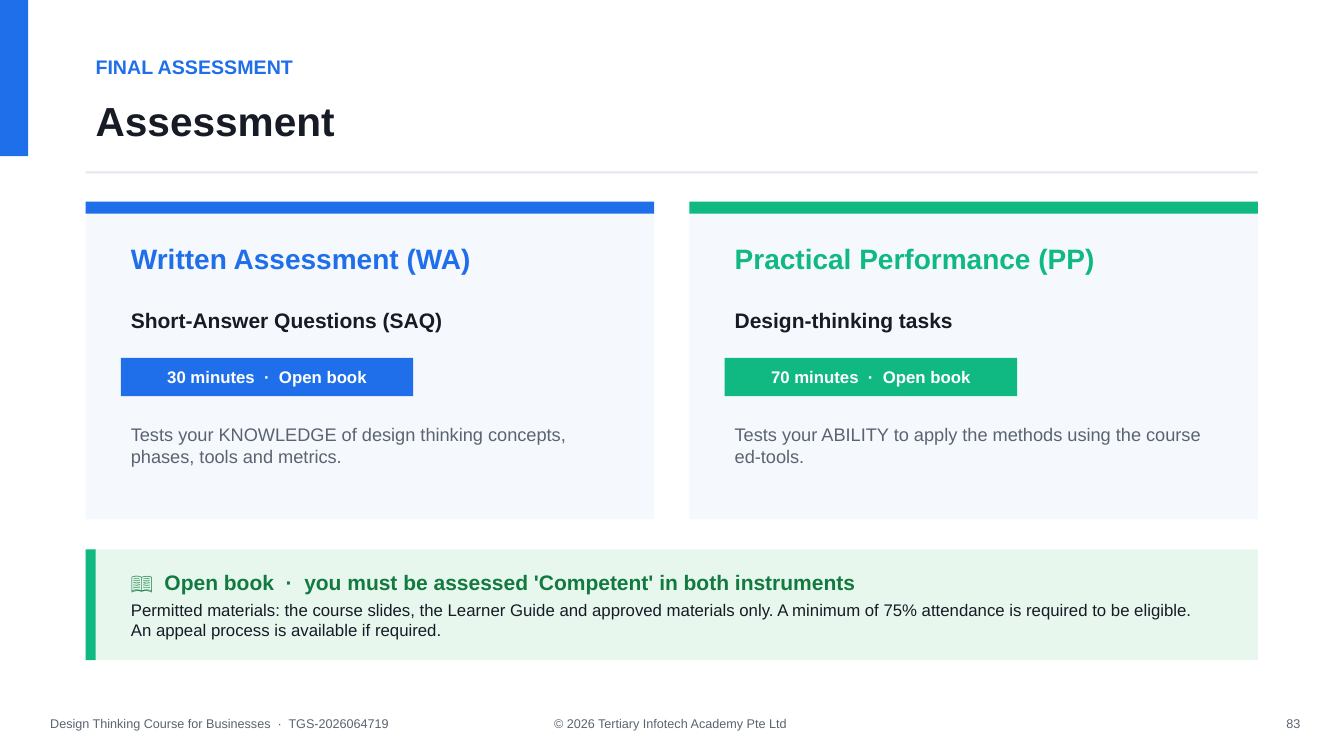
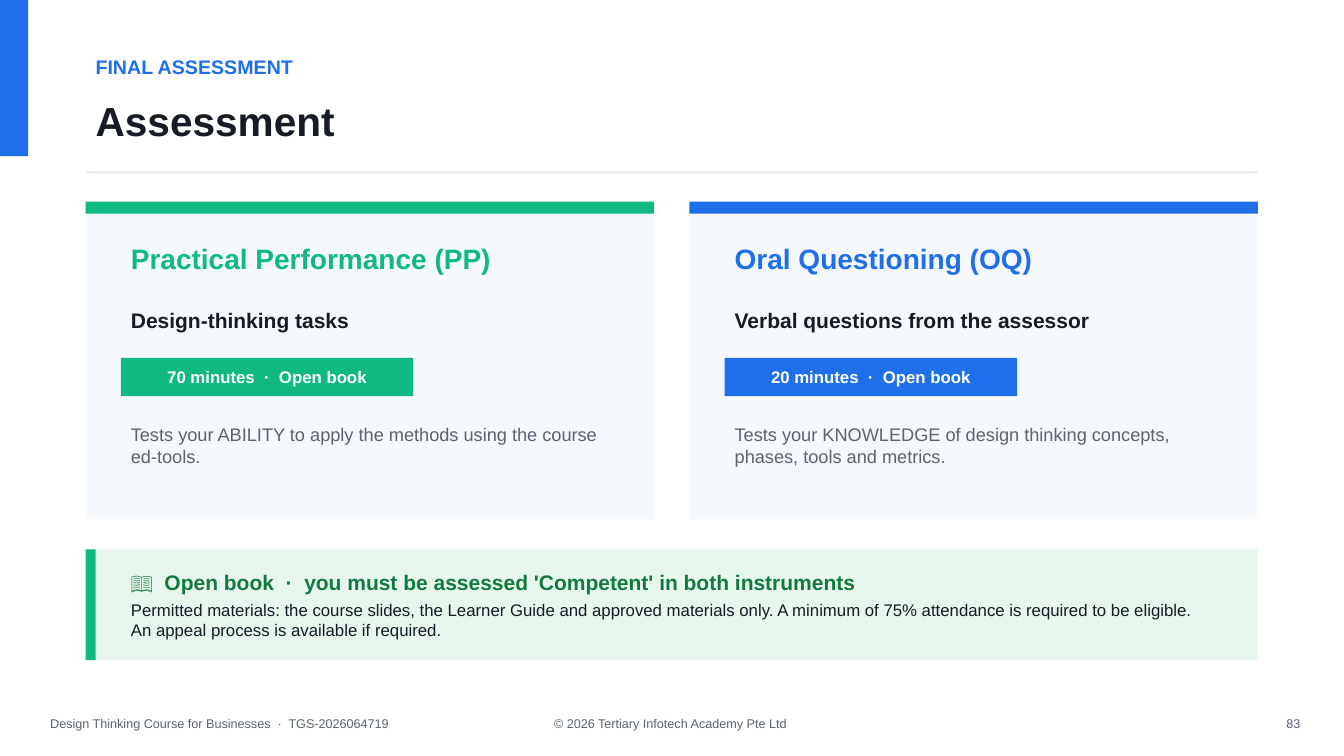
Before and after one commit to tertiarycourses/TGS-2026064719-Design-Thinking-Course-for-Businesses, a slide deck: slide 84 of courseware/Design Thinking Course for Businesses-v15.0.pptx. Drawn at 1344x756 pixels with LibreOffice and Linux fonts; fonts in the diff are those of the drawing. Boxes give left, top, right and bottom in pixels: in the first picture for what was removed or moved away, otherwise in the second. Text is boxed around its words. In the diff, an @@ line names an element or a change of style, - is before the commit and + after.

```diff
--- a/courseware/Design Thinking Course for Businesses-v15.0.pptx
+++ b/courseware/Design Thinking Course for Businesses-v15.0.pptx
@@ rectangle at (86,202,654,214): fill #1F6FEB to #10B981 @@
@@ rectangle at (690,202,1258,214): fill #10B981 to #1F6FEB @@
@@ text at (131,248,491,275): text changed; text colour #1F6FEB to #10B981 @@
-Written Assessment (WA)
+Practical Performance (PP)
@@ text at (735,248,1032,275): text changed; text colour #10B981 to #1F6FEB @@
-Practical Performance (PP)
+Oral Questioning (OQ)
@@ text at (131,312,349,332): text changed @@
-Short-Answer Questions (SAQ)
+Design-thinking tasks
@@ text at (735,312,1089,332): text changed @@
-Design-thinking tasks
+Verbal questions from the assessor
@@ rectangle at (121,358,413,396): fill #1F6FEB to #10B981 @@
@@ rectangle at (725,358,1017,396): fill #10B981 to #1F6FEB @@
@@ text at (167,371,367,387): text changed @@
-30 minutes · Open book
+70 minutes · Open book
@@ text at (771,371,970,387): text changed @@
-70 minutes · Open book
+20 minutes · Open book
@@ text at (131,428,597,463): text changed @@
-Tests your KNOWLEDGE of design thinking concepts, phases, tools and metrics.
+Tests your ABILITY to apply the methods using the course ed-tools.
@@ text at (735,428,1170,467): text changed @@
-Tests your ABILITY to apply the methods using the course ed-tools.
+Tests your KNOWLEDGE of design thinking concepts, phases, tools and metrics.
```
Also in this commit, not shown: 3 other slides changed, 35 other files.
